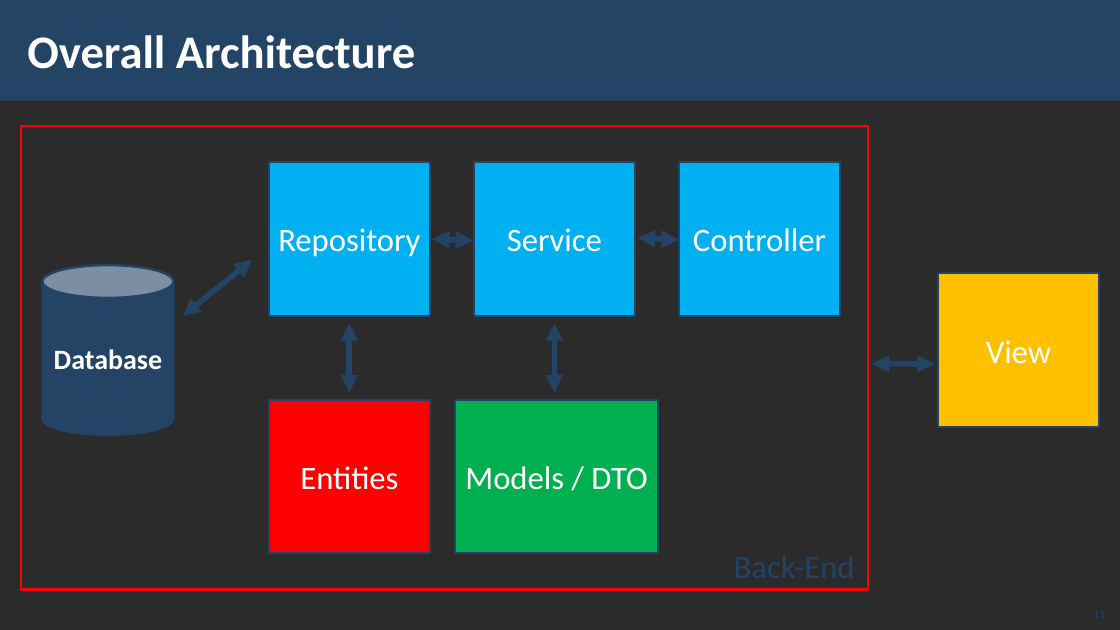
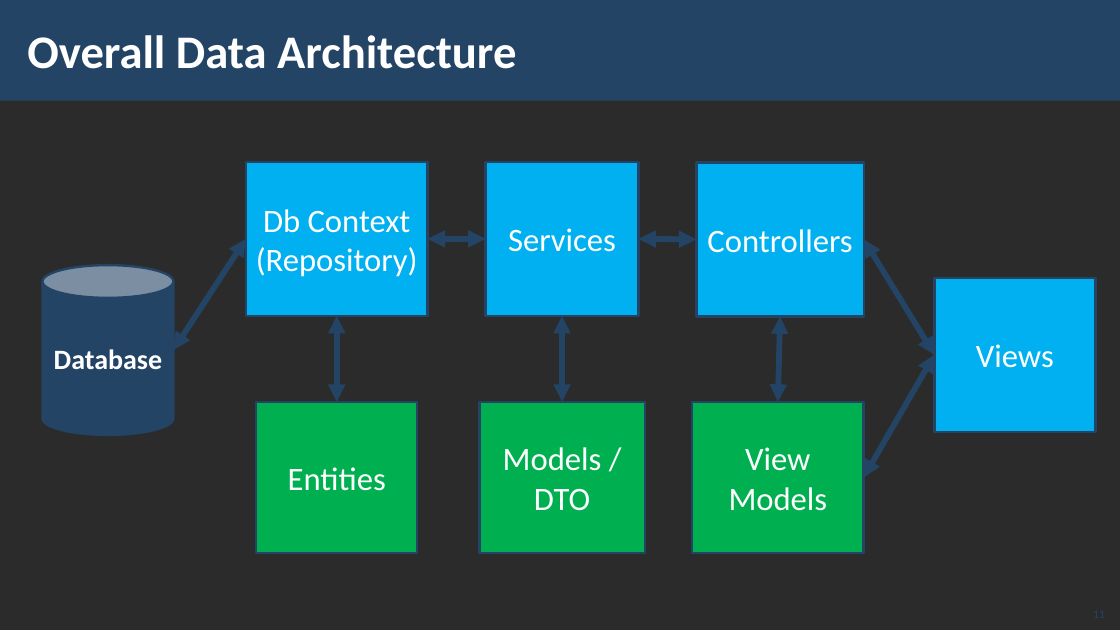
Before and after one commit to PhilShishov/Software-University, a slide deck: slide 11 of C# Web Basics/Presentations/05. CSharp-Web-Basics-MVC-Introduction.pptx. Drawn at 1120x630 pixels with LibreOffice and Linux fonts; fonts in the diff are those of the drawing; background and template pictures are left out; a plain dark background stands for a picture behind light text. Boxes give left, top, right and bottom in pixels: in the first picture for what was removed or moved away, otherwise in the second. Text is boxed around its words. In the diff, an @@ line names an element or a change of style, - is before the commit and + after.

Commit message:
Update Presentations

```diff
--- a/C# Web Basics/Presentations/05. CSharp-Web-Basics-MVC-Introduction.pptx
+++ b/C# Web Basics/Presentations/05. CSharp-Web-Basics-MVC-Introduction.pptx
@@ title at (x1=27, y1=35, x2=516, y2=69): text changed @@
-Overall Architecture
+Overall Data Architecture
@@ rectangle removed at (x1=21, y1=126, x2=868, y2=590) @@
@@ rectangle "Db Context" resized from (x1=269, y1=162, x2=430, y2=316) to (x1=246, y1=162, x2=429, y2=316) @@
@@ rectangle "Services" resized from (x1=474, y1=162, x2=635, y2=316) to (x1=486, y1=162, x2=639, y2=316) @@
@@ rectangle removed at (x1=679, y1=162, x2=840, y2=316) @@
-Controller
@@ rectangle added at (x1=697, y1=162, x2=864, y2=316), fill #00B0F0, outline #234465 2 pt, 28 pt, text #FFFFFF @@
+Controllers
@@ text in rectangle at (x1=256, y1=209, x2=418, y2=277): text changed @@
-Repository
+Db Context
+(Repository)
@@ double arrow moved from (183, 316) - (252, 260) to (173, 350) - (246, 239) @@
@@ double arrow moved from (432, 239) - (473, 241) to (428, 239) - (486, 239) @@
@@ text in rectangle at (x1=508, y1=228, x2=616, y2=252): text changed @@
-Service
+Services
@@ double arrow moved from (638, 238) - (679, 240) to (639, 239) - (697, 239) @@
@@ double arrow added from (864, 239) to (934, 355), #234465 5 pt @@
@@ rectangle added at (x1=934, y1=278, x2=1096, y2=432), fill #00B0F0, outline #234465 2 pt, 28 pt, text #FFFFFF @@
+Views
@@ double arrow moved from (350, 392) - (350, 323) to (337, 402) - (337, 316) @@
@@ double arrow moved from (555, 392) - (555, 323) to (562, 402) - (562, 316) @@
@@ double arrow added from (778, 402) to (781, 317), #234465 5 pt @@
@@ double arrow moved from (872, 364) - (935, 364) to (864, 477) - (934, 355) @@
@@ rectangle "Entities" moved from (x1=269, y1=400, x2=430, y2=553) to (x1=256, y1=402, x2=418, y2=553) @@
@@ rectangle "Entities" at (x1=256, y1=402, x2=418, y2=553): fill #FF0000 to #00B050 @@
@@ rectangle "Models / DTO" resized from (x1=455, y1=400, x2=658, y2=553) to (x1=480, y1=402, x2=645, y2=553) @@
@@ rectangle "View Models" resized from (x1=939, y1=273, x2=1100, y2=427) to (x1=692, y1=402, x2=864, y2=553) @@
@@ rectangle "View Models" at (x1=692, y1=402, x2=864, y2=553): fill #FFC000 to #00B050 @@
@@ text in rectangle at (x1=729, y1=447, x2=828, y2=511): text changed @@
-View
+View Models
@@ text removed at (x1=726, y1=542, x2=869, y2=590) @@
-Back-End
```
Also in this commit, not shown: 4 other slides changed, 3 other files.
